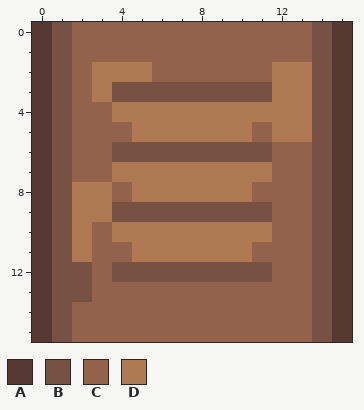
Edited in one commit: pixel-art file (src/main/art/machines/block/ctm/coilside_copper/vertical.aseprite). This is how it looked before the edit.
16x16 pixels, 1 frame.
Visible layers, top first: "Hardware and tone variation", "Seams and recesses", "Material".
Palette (. is transparent): A #563930  B #765144  C #92624b  D #ae7953
Pixels before, first column x 0:
 0 ABCCCCCCCCCCCCBA
 1 ABCCCCCCCCCCCCBA
 2 ABCDDDCCCCCCDDBA
 3 ABCDBBBBBBBBDDBA
 4 ABCCDDDDDDDDDDBA
 5 ABCCCDDDDDDCDDBA
 6 ABCCBBBBBBBBCCBA
 7 ABCCDDDDDDDDCCBA
 8 ABDDCDDDDDDCCCBA
 9 ABDDBBBBBBBBCCBA
10 ABDCDDDDDDDDCCBA
11 ABDCCDDDDDDCCCBA
12 ABBCBBBBBBBBCCBA
13 ABBCCCCCCCCCCCBA
14 ABCCCCCCCCCCCCBA
15 ABCCCCCCCCCCCCBA
And afterwards:
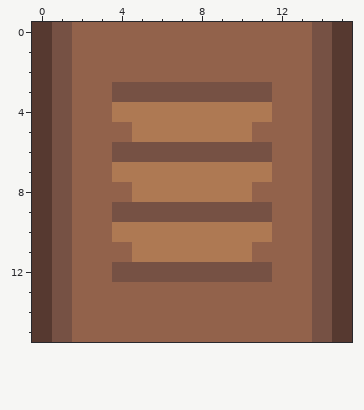
From old to new:
Layer "Hardware and tone variation":
The edit turns colour B into colour C in rows 12 to 13 at x 2.
The edit turns colour D into colour C in row 2 at x 3 to 5 and 12 to 13; in row 3 at x 3 and 12 to 13; in rows 4 to 5 at x 12 to 13; in rows 8 to 9 at x 2 to 3; in rows 10 to 11 at x 2.
Boxes around the changes in both pictures, in picture pixels (x1, y1, x2, y2):
changed: (72, 62, 152, 302)
changed: (272, 62, 312, 142)
